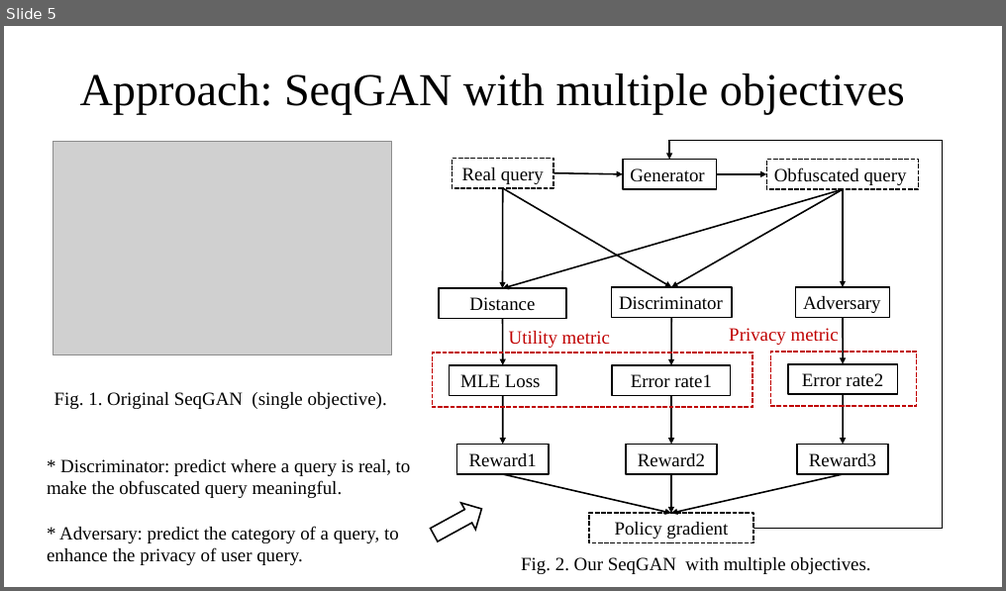
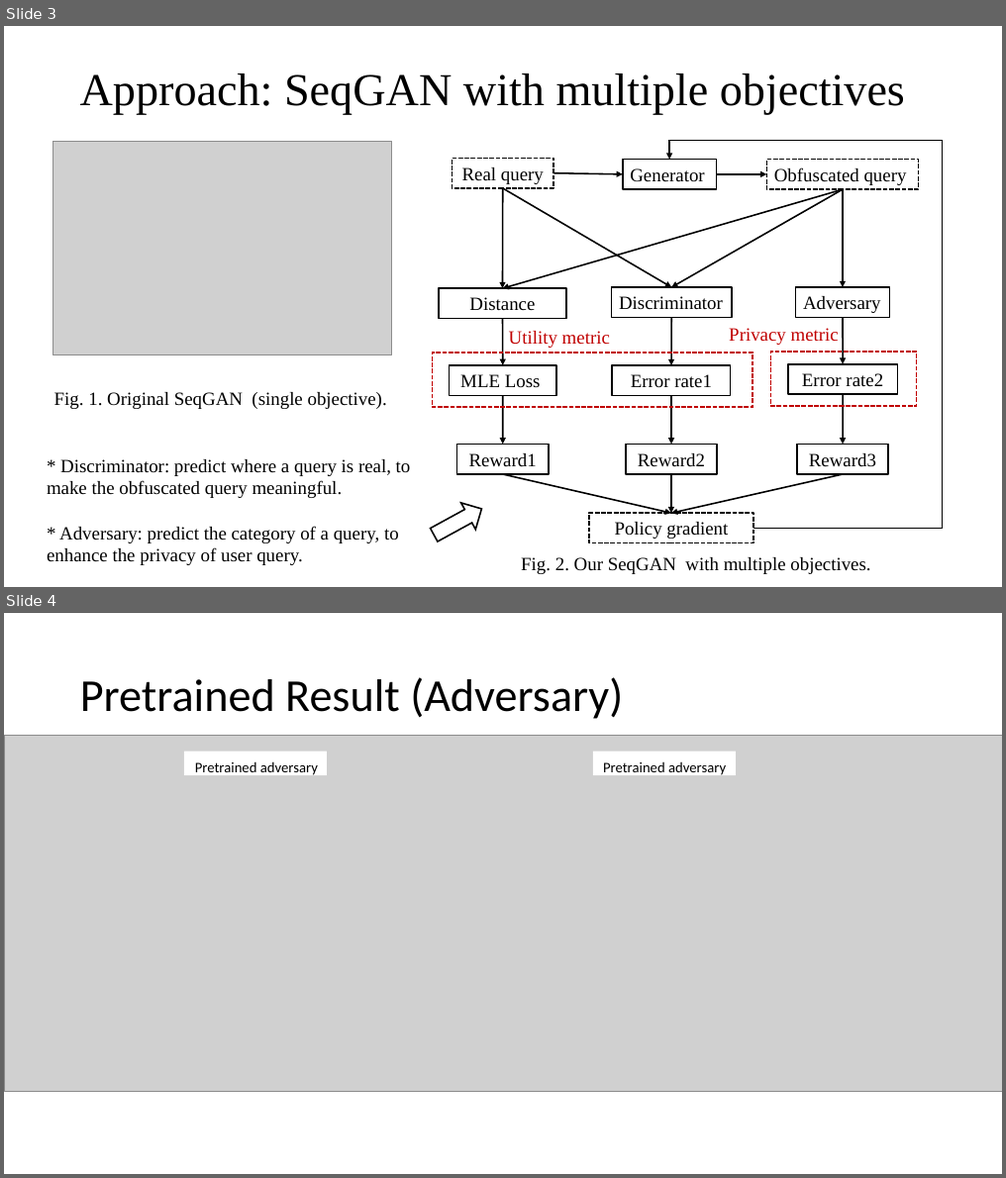
Before and after one commit to bitzj2015/EE599-Final-Project, a slide deck: doc/599-final-project.pptx. Shown one above the other, each under a label of ours: slide 5 before the commit, slides 3 and 4 after it. The pictures are 1006x591 and 1006x1178 pixels, drawn with LibreOffice and Linux fonts; fonts in the diff are those of the drawing; grey boxes stand for pictures. Boxes give left, top, right and bottom in pixels: in the first picture for what was removed or moved away, otherwise in the second. Text is boxed around its words. In the diff, an @@ line names an element or a change of style, - is before the commit and + after.

```diff
--- a/doc/599-final-project.pptx
+++ b/doc/599-final-project.pptx
@@ slide 4 added at (4, 613, 1002, 1174), background #FFFFFF @@
@@ title added at (80, 677, 623, 719), 44 pt, text #000000 @@
+Pretrained Result (Adversary)
@@ picture added at (4, 735, 1002, 1091) @@
@@ rectangle added at (184, 752, 328, 775), fill #FFFFFF @@
@@ rectangle added at (593, 752, 737, 775), fill #FFFFFF @@
@@ text added at (195, 761, 318, 777), 14 pt, text #000000 @@
+Pretrained adversary
@@ text added at (603, 762, 726, 776), 14 pt, text #000000 @@
+Pretrained adversary
@@ what was slide 5 is now slide 3 @@
```
Also in this commit, not shown: 1 slide changed, 2 other slides added, 3 slides removed, 8 other files.
